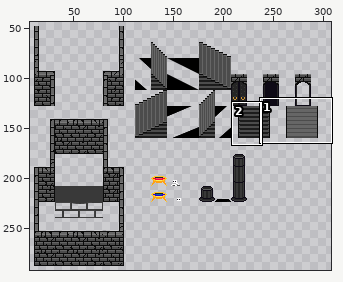
Sprite sheet, stored at Assets/Art/sprites-20230113T174615Z-001/sprites/map/red brick tileset v5.png. The first picture is a wide view before the edit; the outline marks the close-up.
Close-up. Old version:
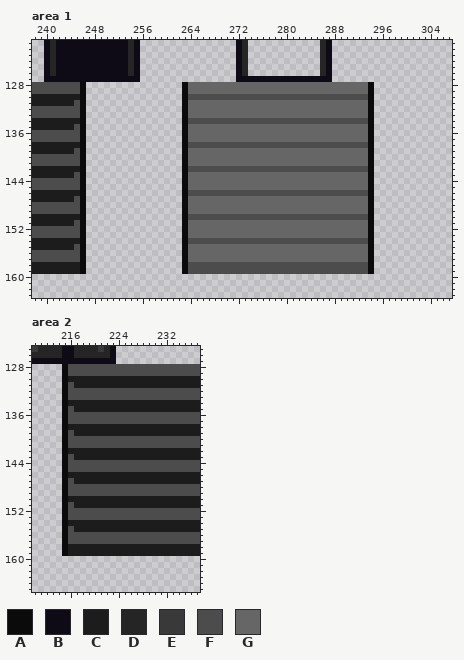
The file is 320x304 pixels. Pixels under 10% opacity are left out. Colours within 5 levels of each other are drawn and written as one. Shown: area 1: x 238..307, y 121..163; area 2: x 210..237, y 125..165. The wide view leaves out empty margins.
Palette (. is transparent): A #0b0b0b  B #0e0a16  C #1c1c1c  D #252525  E #393939  F #4c4c4c  G #666666
Pixels before, area 1 (only the part around the change), first column x 240:
121 BDBBBBBBBBBBBBDB................BD............DB....................
122 BDBBBBBBBBBBBBDB................BD............DB....................
123 BDBBBBBBBBBBBBDB................BD............DB....................
124 BDBBBBBBBBBBBBDB................BD............DB....................
125 BDBBBBBBBBBBBBDB................BD............DB....................
126 BDBBBBBBBBBBBBDB................BD............DB....................
127 BBBBBBBBBBBBBBBB................BBBBBBBBBBBBBBBB....................
128 FFFFFFA................AGGGGGGGGGGGGGGGGGGGGGGGGGGGGGGA.............
129 FFFFFFA................AGGGGGGGGGGGGGGGGGGGGGGGGGGGGGGA.............
130 CCCCCCA................AFFFFFFFFFFFFFFFFFFFFFFFFFFFFFFA.............
131 CCCCCFA................AGGGGGGGGGGGGGGGGGGGGGGGGGGGGGGA.............
132 FFFFFFA................AGGGGGGGGGGGGGGGGGGGGGGGGGGGGGGA.............
133 FFFFFFA................AGGGGGGGGGGGGGGGGGGGGGGGGGGGGGGA.............
134 CCCCCCA................AFFFFFFFFFFFFFFFFFFFFFFFFFFFFFFA.............
135 CCCCCFA................AGGGGGGGGGGGGGGGGGGGGGGGGGGGGGGA.............
136 FFFFFFA................AGGGGGGGGGGGGGGGGGGGGGGGGGGGGGGA.............
137 FFFFFFA................AGGGGGGGGGGGGGGGGGGGGGGGGGGGGGGA.............
138 CCCCCCA................AFFFFFFFFFFFFFFFFFFFFFFFFFFFFFFA.............
139 CCCCCFA................AGGGGGGGGGGGGGGGGGGGGGGGGGGGGGGA.............
140 FFFFFFA................AGGGGGGGGGGGGGGGGGGGGGGGGGGGGGGA.............
141 FFFFFFA................AGGGGGGGGGGGGGGGGGGGGGGGGGGGGGGA.............
142 CCCCCCA................AFFFFFFFFFFFFFFFFFFFFFFFFFFFFFFA.............
143 CCCCCFA................AGGGGGGGGGGGGGGGGGGGGGGGGGGGGGGA.............
144 FFFFFFA................AGGGGGGGGGGGGGGGGGGGGGGGGGGGGGGA.............
145 FFFFFFA................AGGGGGGGGGGGGGGGGGGGGGGGGGGGGGGA.............
146 CCCCCCA................AFFFFFFFFFFFFFFFFFFFFFFFFFFFFFFA.............
147 CCCCCFA................AGGGGGGGGGGGGGGGGGGGGGGGGGGGGGGA.............
148 FFFFFFA................AGGGGGGGGGGGGGGGGGGGGGGGGGGGGGGA.............
149 FFFFFFA................AGGGGGGGGGGGGGGGGGGGGGGGGGGGGGGA.............
150 CCCCCCA................AFFFFFFFFFFFFFFFFFFFFFFFFFFFFFFA.............
151 CCCCCFA................AGGGGGGGGGGGGGGGGGGGGGGGGGGGGGGA.............
152 FFFFFFA................AGGGGGGGGGGGGGGGGGGGGGGGGGGGGGGA.............
153 FFFFFFA................AGGGGGGGGGGGGGGGGGGGGGGGGGGGGGGA.............
154 CCCCCCA................AFFFFFFFFFFFFFFFFFFFFFFFFFFFFFFA.............
155 CCCCCFA................AGGGGGGGGGGGGGGGGGGGGGGGGGGGGGGA.............
156 FFFFFFA................AGGGGGGGGGGGGGGGGGGGGGGGGGGGGGGA.............
157 FFFFFFA................AGGGGGGGGGGGGGGGGGGGGGGGGGGGGGGA.............
158 CCCCCCA................AFFFFFFFFFFFFFFFFFFFFFFFFFFFFFFA.............
159 CCCCCCA................AFFFFFFFFFFFFFFFFFFFFFFFFFFFFFFA.............
160 ....................................................................
161 ....................................................................
162 ....................................................................
163 ....................................................................
Pixels before, area 2, first column x 210:
125 EDDDDBBDDDDEDB..............
126 DDDDDBBDDDDDDB..............
127 BBBBBBBBBBBBBB..............
128 .....AFFFFFFFFFFFFFFFFFFFFFF
129 .....AFFFFFFFFFFFFFFFFFFFFFF
130 .....ACCCCCCCCCCCCCCCCCCCCCC
131 .....AFCCCCCCCCCCCCCCCCCCCCC
132 .....AFFFFFFFFFFFFFFFFFFFFFF
133 .....AFFFFFFFFFFFFFFFFFFFFFF
134 .....ACCCCCCCCCCCCCCCCCCCCCC
135 .....AFCCCCCCCCCCCCCCCCCCCCC
136 .....AFFFFFFFFFFFFFFFFFFFFFF
137 .....AFFFFFFFFFFFFFFFFFFFFFF
138 .....ACCCCCCCCCCCCCCCCCCCCCC
139 .....AFCCCCCCCCCCCCCCCCCCCCC
140 .....AFFFFFFFFFFFFFFFFFFFFFF
141 .....AFFFFFFFFFFFFFFFFFFFFFF
142 .....ACCCCCCCCCCCCCCCCCCCCCC
143 .....AFCCCCCCCCCCCCCCCCCCCCC
144 .....AFFFFFFFFFFFFFFFFFFFFFF
145 .....AFFFFFFFFFFFFFFFFFFFFFF
146 .....ACCCCCCCCCCCCCCCCCCCCCC
147 .....AFCCCCCCCCCCCCCCCCCCCCC
148 .....AFFFFFFFFFFFFFFFFFFFFFF
149 .....AFFFFFFFFFFFFFFFFFFFFFF
150 .....ACCCCCCCCCCCCCCCCCCCCCC
151 .....AFCCCCCCCCCCCCCCCCCCCCC
152 .....AFFFFFFFFFFFFFFFFFFFFFF
153 .....AFFFFFFFFFFFFFFFFFFFFFF
154 .....ACCCCCCCCCCCCCCCCCCCCCC
155 .....AFCCCCCCCCCCCCCCCCCCCCC
156 .....AFFFFFFFFFFFFFFFFFFFFFF
157 .....AFFFFFFFFFFFFFFFFFFFFFF
158 .....ACCCCCCCCCCCCCCCCCCCCCC
159 .....ACCCCCCCCCCCCCCCCCCCCCC
The same view after the edit:
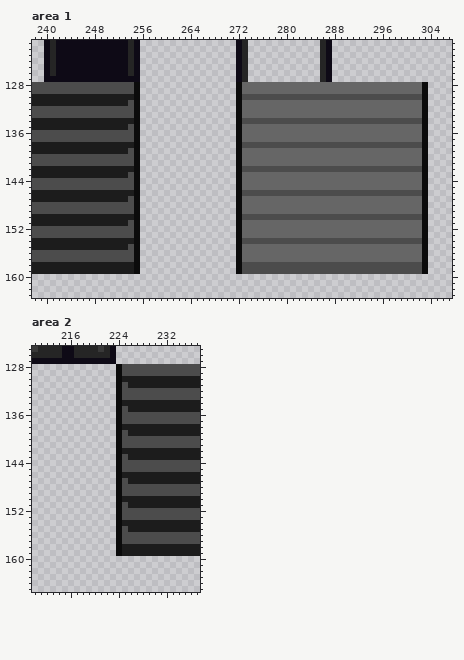
From old to new:
Changed rows in their new state; - is an unchanged pixel.
Area 1:
first column x 245:
127 ----------------------------D............D-----------------
128 -FFFFFFFFFA-------.........A---------------------GGGGGGGGGA
129 -FFFFFFFFFA-------.........A---------------------GGGGGGGGGA
130 -CCCCCCCCCA-------.........A---------------------FFFFFFFFFA
131 CCCCCCCCCFA-------.........A---------------------GGGGGGGGGA
132 -FFFFFFFFFA-------.........A---------------------GGGGGGGGGA
133 -FFFFFFFFFA-------.........A---------------------GGGGGGGGGA
134 -CCCCCCCCCA-------.........A---------------------FFFFFFFFFA
135 CCCCCCCCCFA-------.........A---------------------GGGGGGGGGA
136 -FFFFFFFFFA-------.........A---------------------GGGGGGGGGA
137 -FFFFFFFFFA-------.........A---------------------GGGGGGGGGA
138 -CCCCCCCCCA-------.........A---------------------FFFFFFFFFA
139 CCCCCCCCCFA-------.........A---------------------GGGGGGGGGA
140 -FFFFFFFFFA-------.........A---------------------GGGGGGGGGA
141 -FFFFFFFFFA-------.........A---------------------GGGGGGGGGA
142 -CCCCCCCCCA-------.........A---------------------FFFFFFFFFA
143 CCCCCCCCCFA-------.........A---------------------GGGGGGGGGA
144 -FFFFFFFFFA-------.........A---------------------GGGGGGGGGA
145 -FFFFFFFFFA-------.........A---------------------GGGGGGGGGA
146 -CCCCCCCCCA-------.........A---------------------FFFFFFFFFA
147 CCCCCCCCCFA-------.........A---------------------GGGGGGGGGA
148 -FFFFFFFFFA-------.........A---------------------GGGGGGGGGA
149 -FFFFFFFFFA-------.........A---------------------GGGGGGGGGA
150 -CCCCCCCCCA-------.........A---------------------FFFFFFFFFA
151 CCCCCCCCCFA-------.........A---------------------GGGGGGGGGA
152 -FFFFFFFFFA-------.........A---------------------GGGGGGGGGA
153 -FFFFFFFFFA-------.........A---------------------GGGGGGGGGA
154 -CCCCCCCCCA-------.........A---------------------FFFFFFFFFA
155 CCCCCCCCCFA-------.........A---------------------GGGGGGGGGA
156 -FFFFFFFFFA-------.........A---------------------GGGGGGGGGA
157 -FFFFFFFFFA-------.........A---------------------GGGGGGGGGA
158 -CCCCCCCCCA-------.........A---------------------FFFFFFFFFA
159 -CCCCCCCCCA-------.........A---------------------FFFFFFFFFA
Area 2:
first column x 215:
128 .........A-
129 .........A-
130 .........A-
131 .........AF
132 .........A-
133 .........A-
134 .........A-
135 .........AF
136 .........A-
137 .........A-
138 .........A-
139 .........AF
140 .........A-
141 .........A-
142 .........A-
143 .........AF
144 .........A-
145 .........A-
146 .........A-
147 .........AF
148 .........A-
149 .........A-
150 .........A-
151 .........AF
152 .........A-
153 .........A-
154 .........A-
155 .........AF
156 .........A-
157 .........A-
158 .........A-
159 .........A-
Where, in picture pixels (left, top, right, bottom), the same in both close-ups:
changed: (182, 76, 326, 274)
changed: (74, 82, 140, 274)
changed: (368, 82, 428, 274)
changed: (62, 364, 128, 556)
